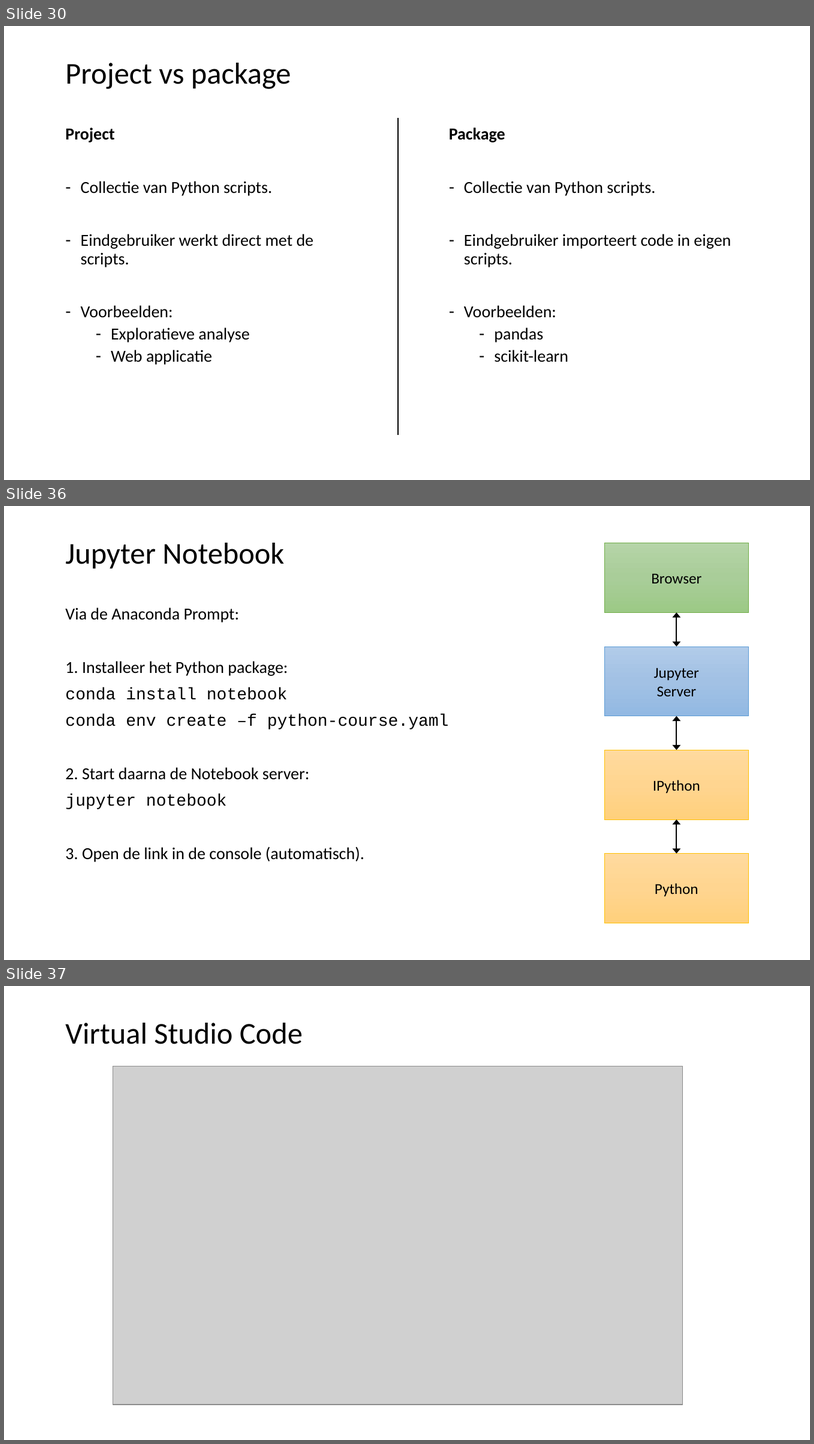
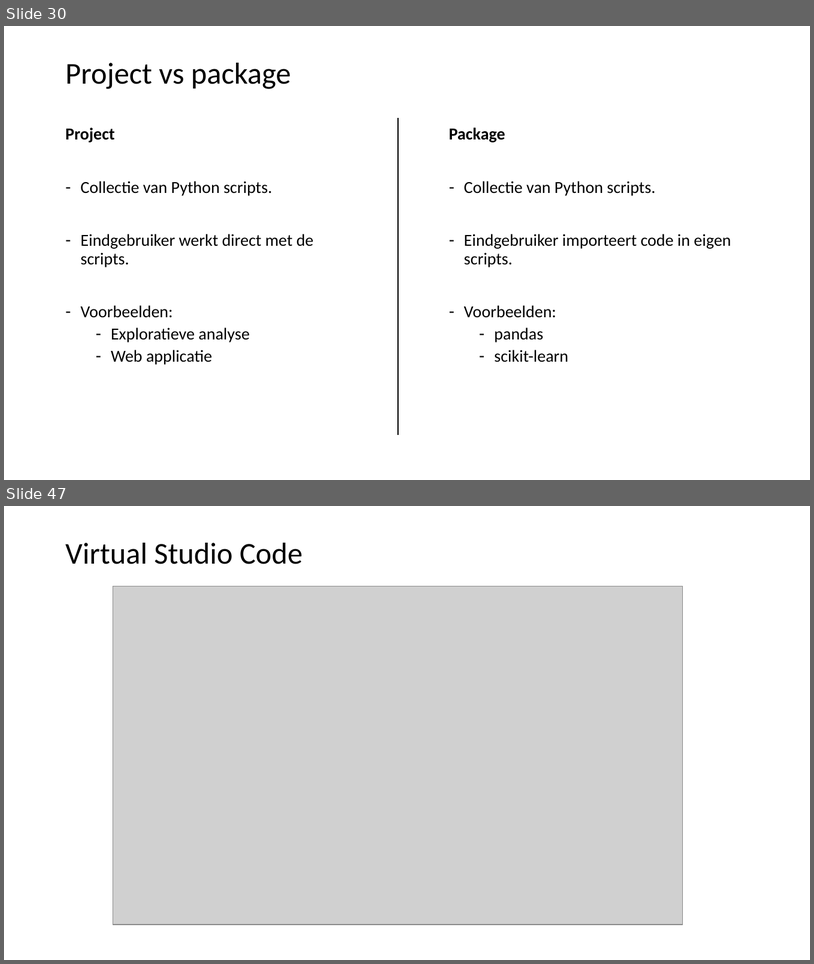
Before and after one commit to LFKoning/knowledge-sharing, a slide deck: python_course_4p/1_venv_package/1_venv_package.pptx. Shown one above the other, each under a label of ours: slides 30, 36 and 37 before the commit, slides 30 and 47 after it; the slides between them are not shown. The pictures are 814x1444 and 814x964 pixels, drawn with LibreOffice and Linux fonts; fonts in the diff are those of the drawing; grey boxes stand for pictures. Boxes give left, top, right and bottom in pixels: in the first picture for what was removed or moved away, otherwise in the second. Text is boxed around its words. In the diff, an @@ line names an element or a change of style, - is before the commit and + after.

Commit message:
Update Python 4P parts 1 and 2

```diff
--- a/python_course_4p/1_venv_package/1_venv_package.pptx
+++ b/python_course_4p/1_venv_package/1_venv_package.pptx
@@ slide 36 removed at bbox=[4, 506, 810, 960], background #FFFFFF @@
@@ title removed at bbox=[65, 543, 284, 568] @@
-Jupyter Notebook
@@ rectangle removed at bbox=[605, 543, 749, 612] @@
-Browser
@@ text removed at bbox=[65, 607, 449, 862] @@
-Via de Anaconda Prompt:
-1. Installeer het Python package:
-conda install notebook
-conda env create –f python-course.yaml
-2. Start daarna de Notebook server:
-jupyter notebook
-3. Open de link in de console (automatisch).
@@ double arrow removed from (677, 612) to (677, 646) @@
@@ rectangle removed at bbox=[605, 646, 749, 716] @@
-Jupyter
-Server
@@ double arrow removed from (677, 716) to (677, 750) @@
@@ rectangle removed at bbox=[605, 750, 749, 819] @@
-IPython
@@ double arrow removed from (677, 819) to (677, 853) @@
@@ rectangle removed at bbox=[605, 853, 749, 923] @@
-Python
@@ what was slide 37 is now slide 47 @@
```
Also in this commit, not shown: 6 slides changed, 12 slides added, 1 other slide removed, 2 other files.
